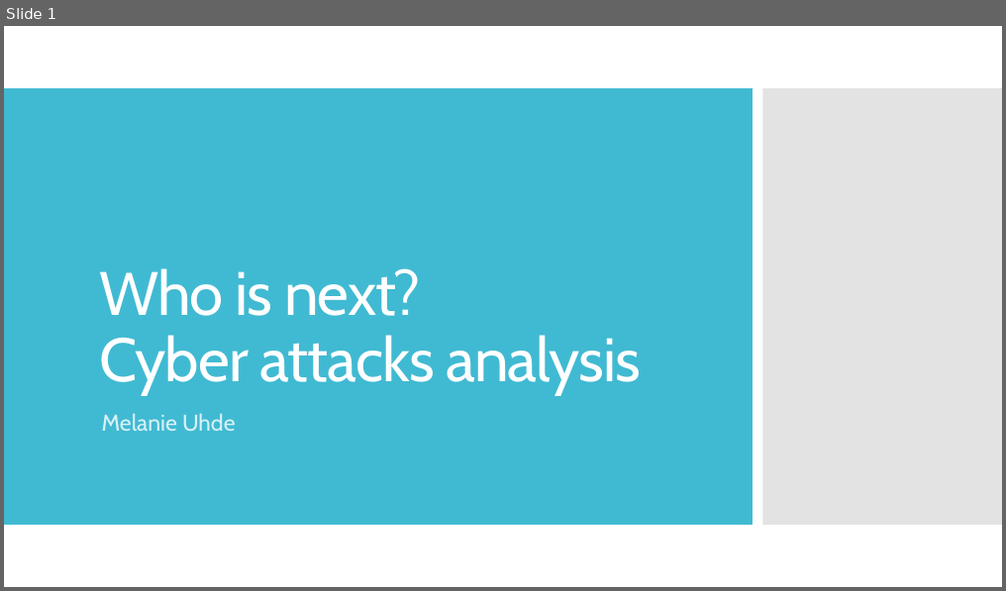
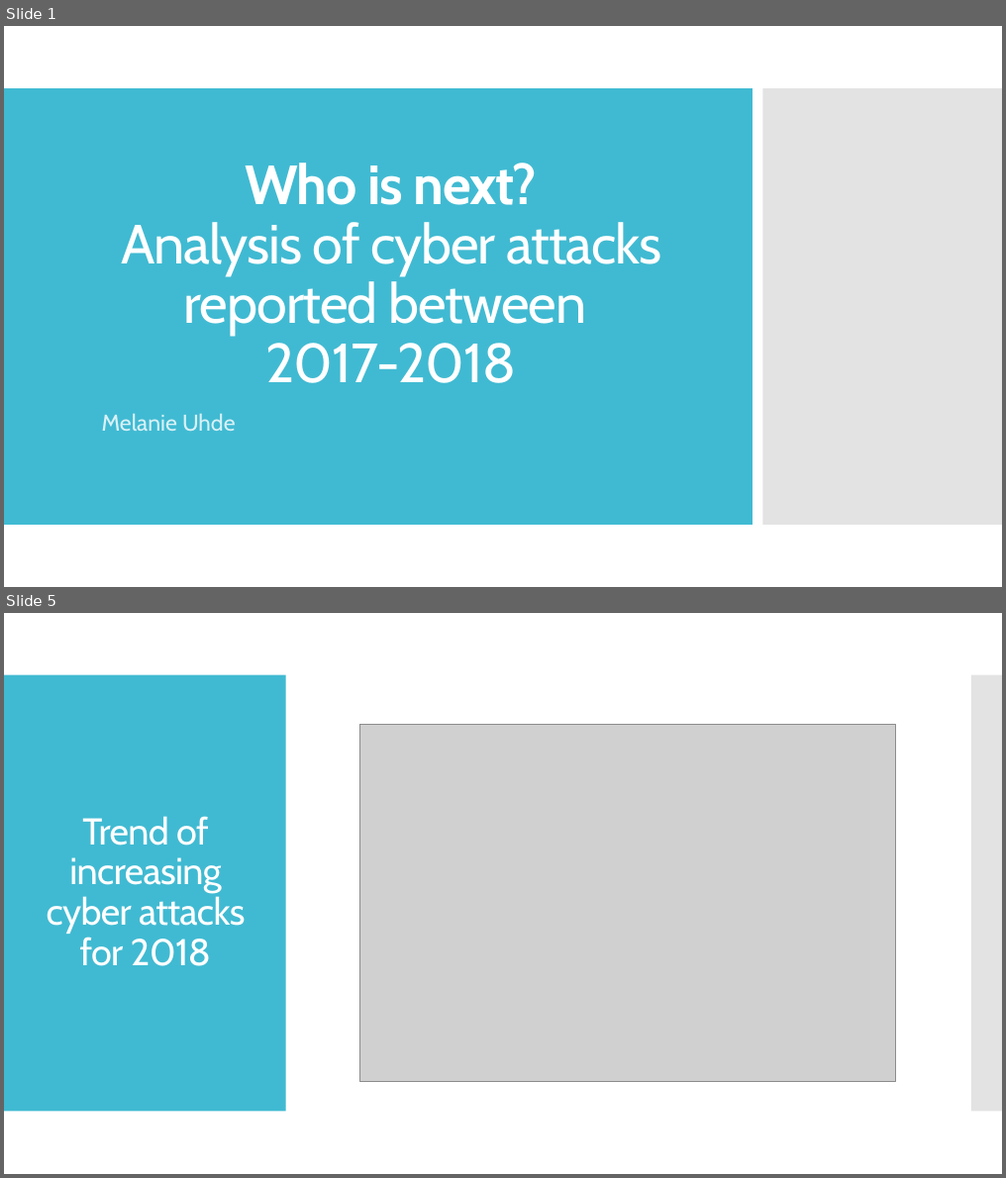
Before and after one commit to MelanieU/cyberattacks_in_healthcare, a slide deck: Analysis/hackmageddon_presentation.pptx. Shown one above the other, each under a label of ours: slide 1 before the commit, slides 1 and 5 after it; the slides between them are not shown. The pictures are 1006x591 and 1006x1178 pixels, drawn with LibreOffice and Linux fonts; fonts in the diff are those of the drawing; grey boxes stand for pictures. Boxes give left, top, right and bottom in pixels: in the first picture for what was removed or moved away, otherwise in the second. Text is boxed around its words. In the diff, an @@ line names an element or a change of style, - is before the commit and + after.

```diff
--- a/Analysis/hackmageddon_presentation.pptx
+++ b/Analysis/hackmageddon_presentation.pptx
@@ slide 5 added at (x1=4, y1=613, x2=1002, y2=1174), background #FFFFFF @@
@@ rectangle added at (x1=4, y1=675, x2=286, y2=1112), fill #40BAD2 @@
@@ rectangle added at (x1=971, y1=675, x2=1002, y2=1112), fill #C8C8C8 at 50% opacity @@
@@ picture added at (x1=360, y1=725, x2=896, y2=1081) @@
@@ title added at (x1=47, y1=816, x2=245, y2=966), 36 pt, text #FFFFFF @@
+Trend of increasing cyber attacks for 2018
@@ slide 1 changed as well @@
@@ title at (x1=121, y1=163, x2=662, y2=383): text changed; size 59 to 53.1 pt @@
-Who is next?
-Cyber attacks analysis
+Who is next?
+Analysis of cyber attacks reported between
+2017-2018
```
Also in this commit, not shown: 11 other slides added, 6 slides removed.
